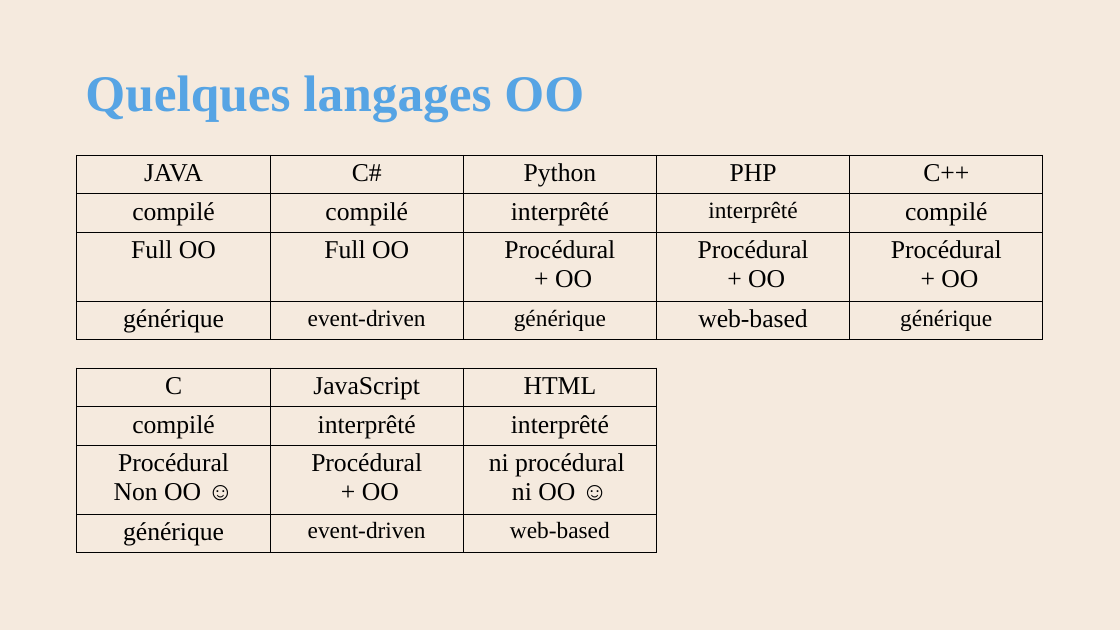
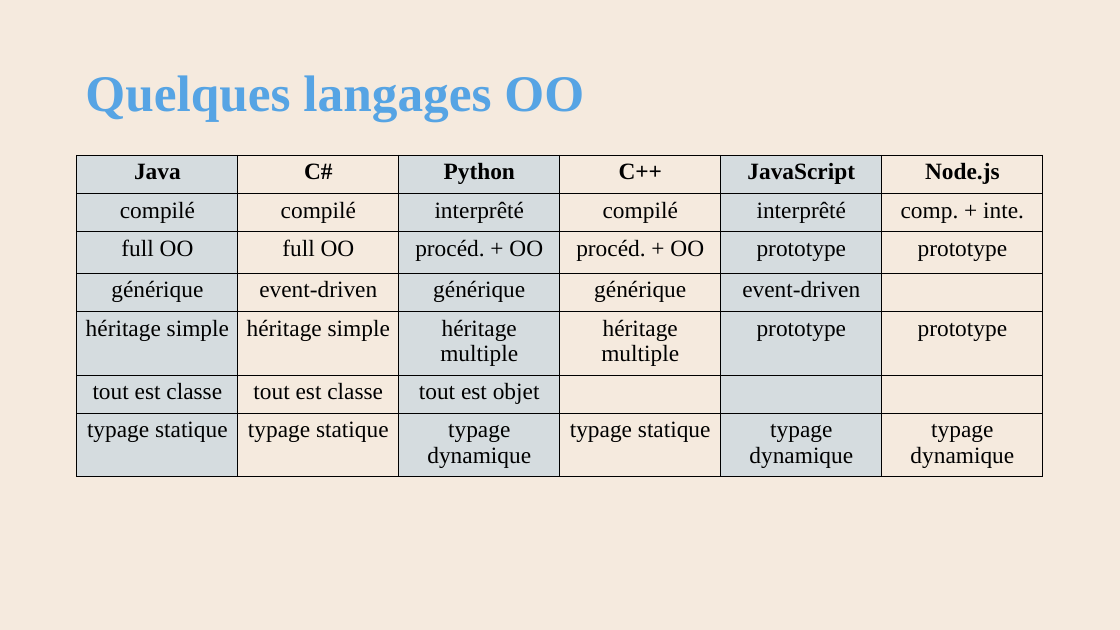
Before and after one commit to AlainWafflard/4IPO3, a slide deck: slide 17 of syllabus/main.pptx (slide 18 before the commit). Drawn at 1120x630 pixels with LibreOffice and Linux fonts; fonts in the diff are those of the drawing; background and template pictures are left out. Boxes give left, top, right and bottom in pixels: in the first picture for what was removed or moved away, otherwise in the second. Text is boxed around its words. In the diff, an @@ line names an element or a change of style, - is before the commit and + after.

```diff
--- a/syllabus/main.pptx
+++ b/syllabus/main.pptx
@@ table at <box>77,155,1045,477</box> @@
-JAVA | C# | Python | PHP | C++
-compilé | compilé | interprêté | interprêté | compilé
-Full OO | Full OO | Procédural + OO | Procédural + OO | Procédural + OO
-générique | event-driven | générique | web-based | générique
+Java | C# | Python | C++ | JavaScript | Node.js
+compilé | compilé | interprêté | compilé | interprêté | comp. + inte.
+full OO | full OO | procéd. + OO | procéd. + OO | prototype | prototype
+générique | event-driven | générique | générique | event-driven | 
+héritage simple | héritage simple | héritage multiple | héritage multiple | prototype | prototype
+tout est classe | tout est classe | tout est objet |  |  | 
+typage statique | typage statique | typage dynamique | typage statique | typage dynamique | typage dynamique
@@ table removed at <box>77,368,657,553</box>, 4 rows, 3 columns @@
-C | JavaScript | HTML
-compilé | interprêté | interprêté
-Procédural / Non OO ☺ | Procédural + OO | ni procédural ni OO ☺
-générique | event-driven | web-based
```
Also in this commit, not shown: 4 other slides changed, 1 slide removed, 1 other file.
